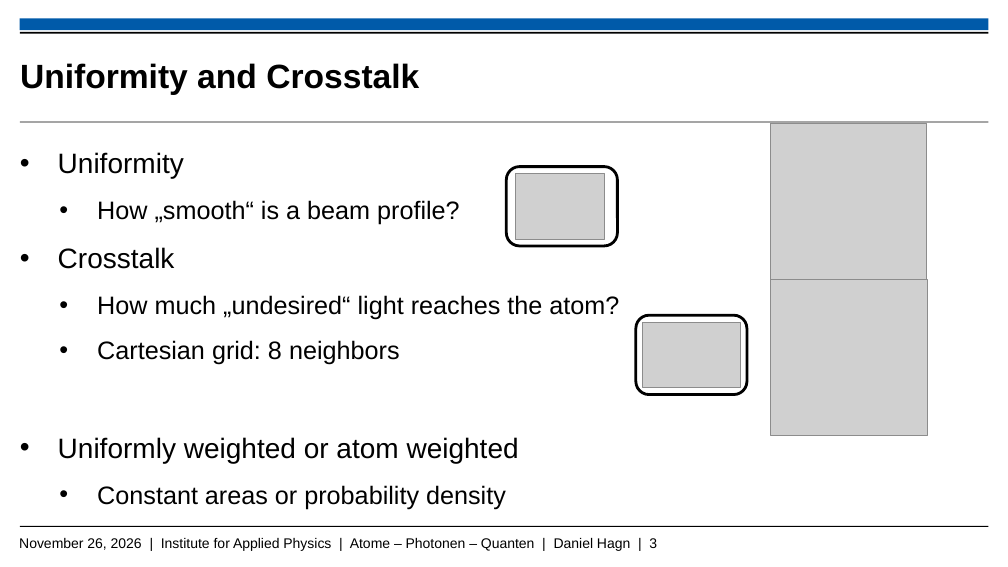
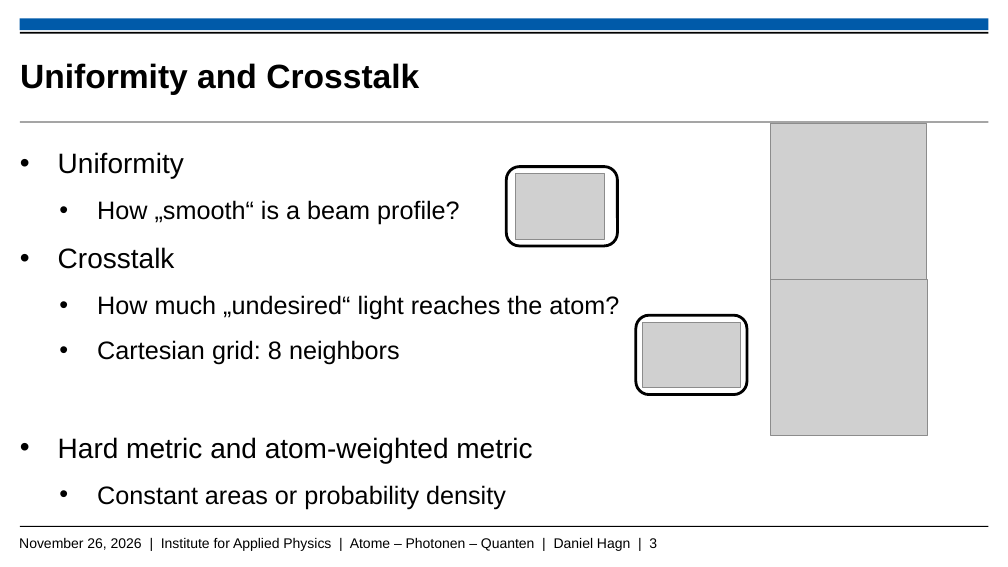
Before and after one commit to Daniel-Hagn-physik/Masterthesis_Backup, a slide deck: slide 3 of Hagn_Daniel_Mastervortrag.pptx. Drawn at 1008x567 pixels with LibreOffice and Linux fonts; fonts in the diff are those of the drawing; grey boxes stand for pictures; background and template pictures are left out. Boxes give left, top, right and bottom in pixels: in the first picture for what was removed or moved away, otherwise in the second. Text is boxed around its words. In the diff, an @@ line names an element or a change of style, - is before the commit and + after.

```diff
--- a/Hagn_Daniel_Mastervortrag.pptx
+++ b/Hagn_Daniel_Mastervortrag.pptx
@@ text at [58, 437, 532, 463]: text changed @@
-  • Uniformly weighted or atom weighted
+  • Hard metric and atom-weighted metric
```
Also in this commit, not shown: 9 other slides changed, 4 slides added, 3 slides removed.
